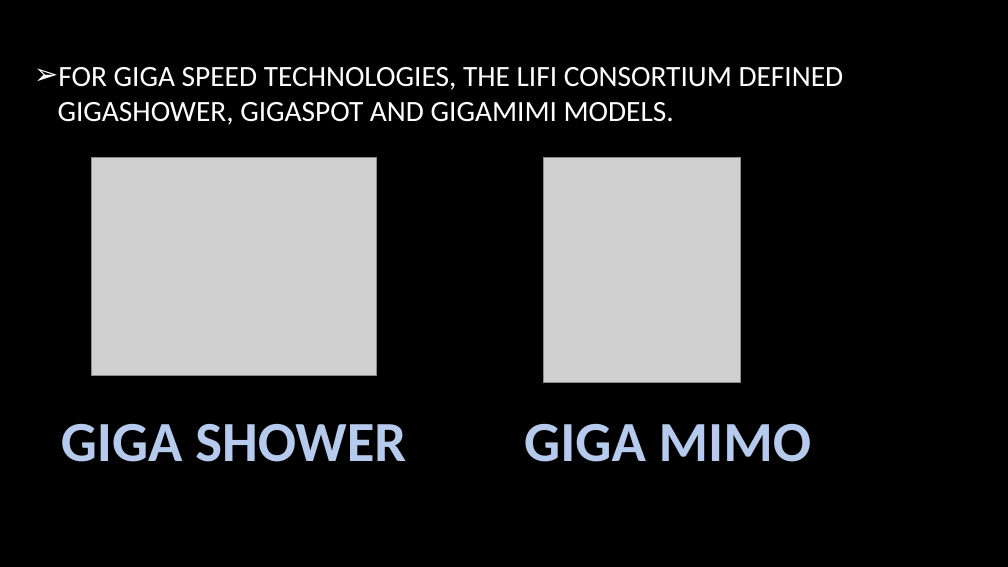
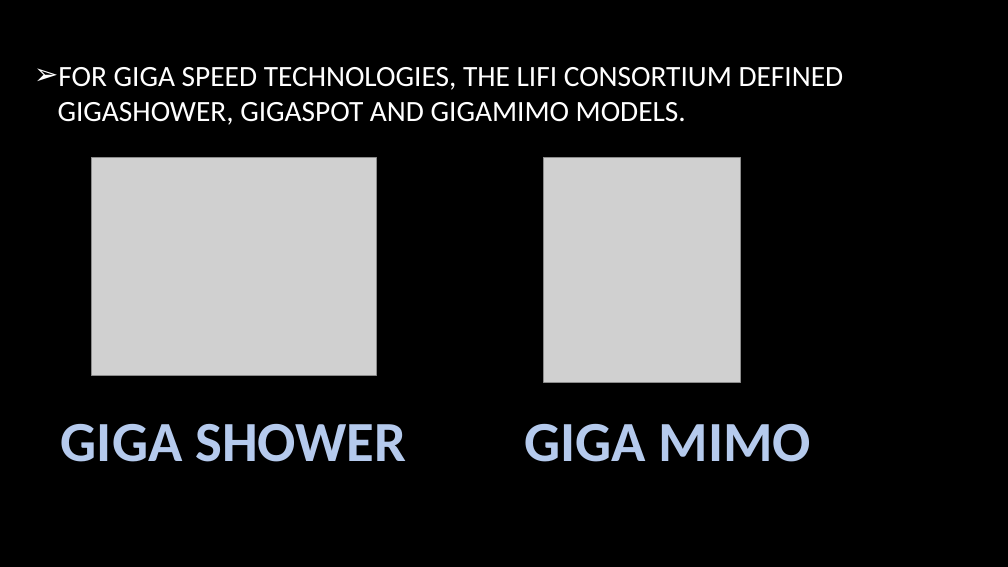
Before and after one commit to dedebanu/LIFI, a slide deck: slide 15 of VERSION CONTROL SYSTEM USING GIT.pptx (slide 12 before the commit). Drawn at 1008x567 pixels with LibreOffice and Linux fonts; fonts in the diff are those of the drawing; grey boxes stand for pictures; background and template pictures are left out. Boxes give left, top, right and bottom in pixels: in the first picture for what was removed or moved away, otherwise in the second. Text is boxed around its words. In the diff, an @@ line names an element or a change of style, - is before the commit and + after.

```diff
--- a/VERSION CONTROL SYSTEM USING GIT.pptx
+++ b/VERSION CONTROL SYSTEM USING GIT.pptx
@@ text at (x1=58, y1=67, x2=844, y2=125): text changed @@
-➢ FOR GIGA SPEED TECHNOLOGIES, THE LIFI CONSORTIUM DEFINED GIGASHOWER, GIGASPOT AND GIGAMIMI MODELS.
+➢ FOR GIGA SPEED TECHNOLOGIES, THE LIFI CONSORTIUM DEFINED GIGASHOWER, GIGASPOT AND GIGAMIMO MODELS.
```
Also in this commit, not shown: 7 other slides changed, 14 slides added, 1 slide removed.
